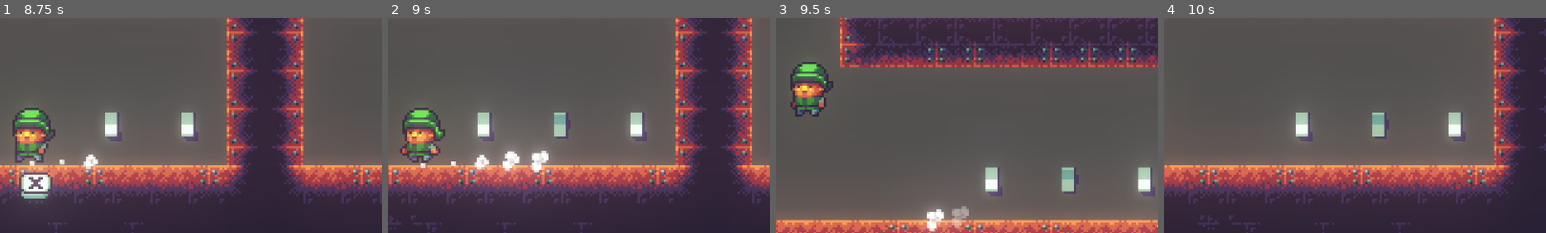
Above: before the commit, frames 1-4 (left to right).
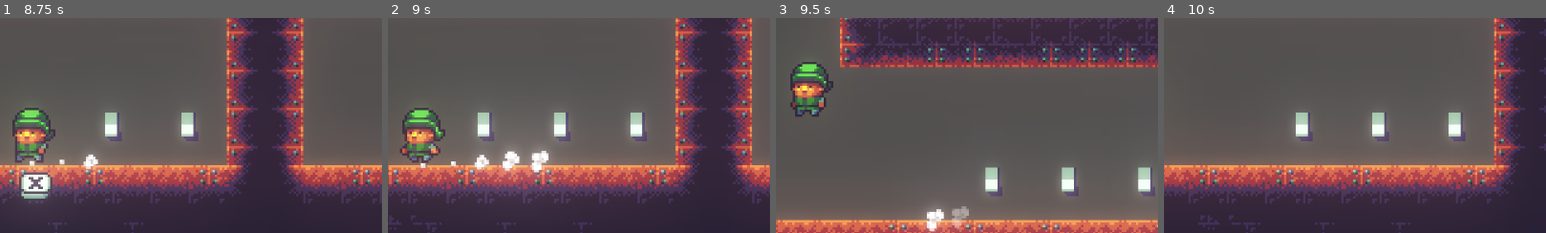
Above: after the commit, the same moments.

Repository: lethiandev/gd-christmas-morning
Game: Godot game, scene res://stages/workshop/workshop_stage.tscn
Same seed, same stepped clock (60 frames per second), same inputs: the game is played once before the commit and once after it. This scene is started directly instead of the project's main scene.
Inputs (mouse positions are % of the whole screen's width and height, from its top left):
- Up to frame 1 (8.75 s): tap Enter at 0.5, 2 s; move the mouse to (45, 70) at 0.52 s; hold D (move_right) 0.53-2.03 s; tap X (interact) at 0.6, 1.55, 2.1, 2.85, 4.35, 5.1, 6.05, 6.6, 7.35 s; click (45, 70) at 0.67 s; tap W (jump) at 0.77, 0.8, 1.07, 1.35, 1.52, 1.82, 2.3, 3.02, 3.32, 3.6, 3.77, 4.07, 4.52, 4.82, 5.3, 5.85, 6.02, 6.32, 6.77, 6.8, 7.07, 7.52, 7.82, 8.1 s; tap Space at 1.25 s; move the mouse to (80, 65) at 1.27 s; move the mouse to (20, 35) at 2.02 s; hold A (move_left) 2.03-4.28 s; move the mouse to (55, 50) at 2.77 s; click (55, 50) at 2.92 s; move the mouse to (35, 25) at 3.52 s; move the mouse to (72, 45) at 4.27 s; hold D (move_right) 4.28-8.03 s; move the mouse to (30, 55) at 5.02 s; click (30, 55) at 5.17 s; move the mouse to (60, 28) at 5.77 s; move the mouse to (45, 70) at 6.52 s; move the mouse to (80, 65) at 7.27 s; click (80, 65) at 7.42 s; move the mouse to (20, 35) at 8.02 s; hold A (move_left) from 8.03 s (still down)
- Up to frame 2 (9 s): keep holding A (move_left); move the mouse to (55, 50) at 8.77 s; tap X (interact) at 8.85 s
- Up to frame 3 (9.5 s): keep holding A (move_left); tap W (jump) at 9.02, 9.32 s
- Up to frame 4 (10 s): move the mouse to (35, 25) at 9.52 s; release A (move_left) at 9.53 s; hold D (move_right) from 9.53 s (still down); tap X (interact) at 9.6 s; click (35, 25) at 9.67 s; tap W (jump) at 9.77, 9.8 s
The pictures show only the part of the screen within x 50-100%, y 30-80%; the shares and areas given below are measured in that part.

Frame 1 is identical in both runs. In frame 2, 0.3% of the frame differs, in the area x 43-48%, y 44-58%; in frame 3, 0.3%; in frame 4, 0.3%, in the area x 54-59%, y 44-58%.

Commit message:
Fix switch interaction signals

Diff:
--- a/src/props/switch/switch.gd
+++ b/src/props/switch/switch.gd
@@ -1,9 +1,8 @@
 extends Area2D
 tool
 
-signal switch_enabled()
-signal switch_disabled()
-signal switch_toggled()
+signal switch_toggled(enabled)
+signal switch_interacted()
 
 export var enabled = false \
 	setget set_enable, is_enabled
@@ -15,11 +14,9 @@
 func is_enabled() -> bool:
 	return enabled
 
-func toggle(p_fire_events = true) -> void:
+func toggle() -> void:
 	set_enable(not is_enabled())
-	if p_fire_events:
-		emit_signal("switch_enabled" if enabled else "switch_disabled")
-		emit_signal("switch_toggled")
+	emit_signal("switch_toggled", enabled)
 
 func interact_enter(p_other: Node) -> void:
 	$ButtonAction.show()
@@ -28,5 +25,6 @@
 	$ButtonAction.hide()
 
 func interact(p_other: Node) -> void:
+	$SwitchPlayer.play()
 	toggle()
-	$SwitchPlayer.play()
+	emit_signal("switch_interacted")
